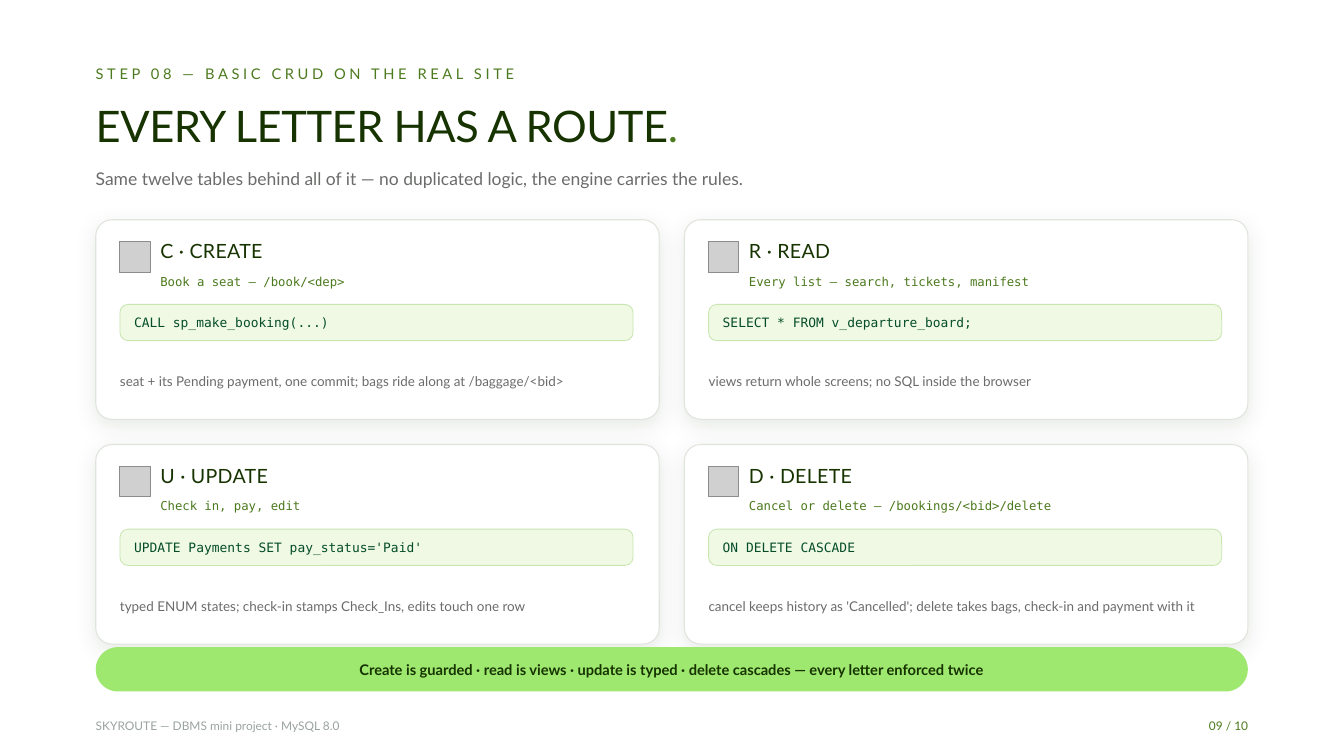
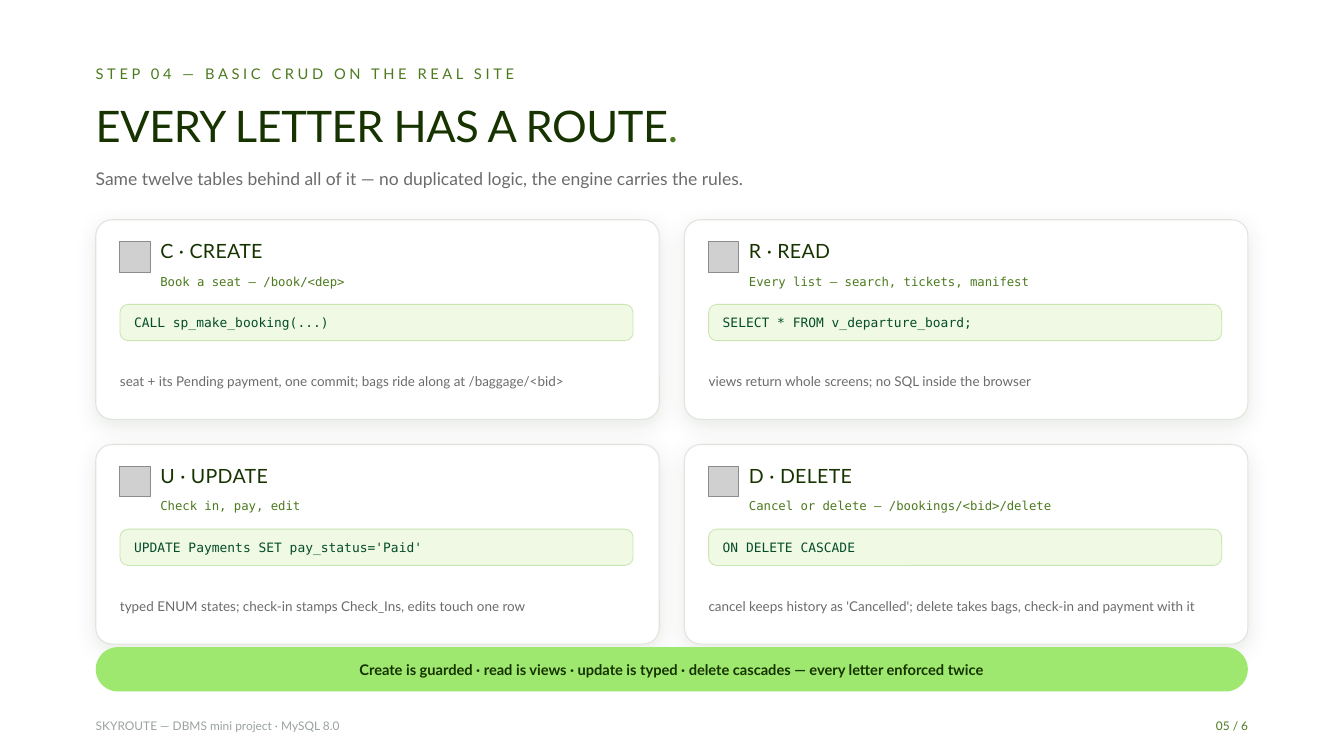
Before and after one commit to Bhaskar-1818/skyroute-dbms-python, a slide deck: slide 5 of dbms/docs/report/SkyRoute_Presentation.pptx (slide 9 before the commit). Drawn at 1344x756 pixels with LibreOffice and Linux fonts; fonts in the diff are those of the drawing; grey boxes stand for pictures; background and template pictures are left out. Boxes give left, top, right and bottom in pixels: in the first picture for what was removed or moved away, otherwise in the second. Text is boxed around its words. In the diff, an @@ line names an element or a change of style, - is before the commit and + after.

```diff
--- a/dbms/docs/report/SkyRoute_Presentation.pptx
+++ b/dbms/docs/report/SkyRoute_Presentation.pptx
@@ text at (96, 68, 514, 79): text changed @@
-STEP 08 — BASIC CRUD ON THE REAL SITE
+STEP 04 — BASIC CRUD ON THE REAL SITE
@@ text at (1216, 721, 1248, 730): text changed @@
-09 / 10
+05 / 6
```
Also in this commit, not shown: 2 other slides changed, 2 slides added, 6 slides removed.
